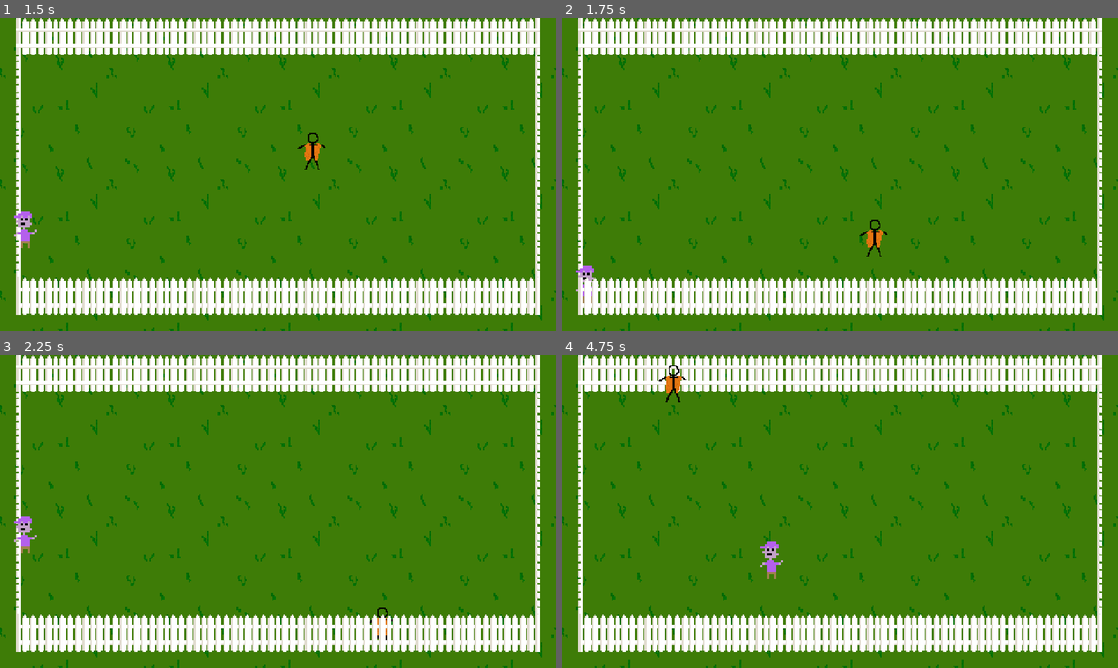
Above: before the commit, frames 1-4 (two rows, left to right).
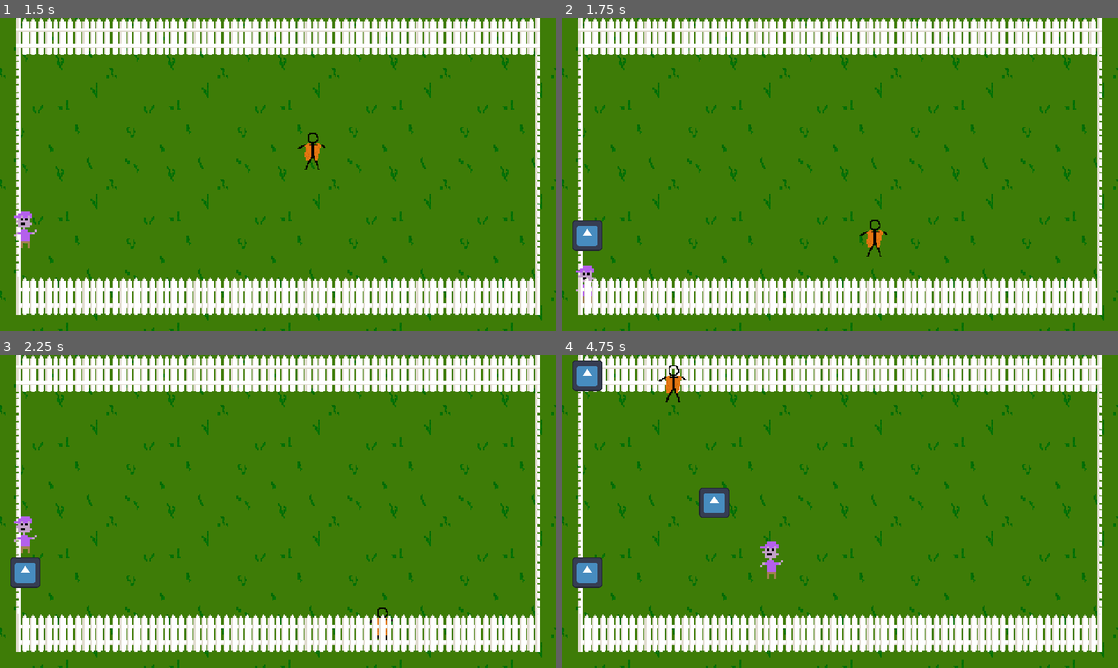
Above: after the commit, the same moments.

Repository: RagingTurtle/TrashMan
Game: Godot game, scene res://Scenes/grassy_area.tscn
Two runs of this game, one before a commit and one after it. Both use one fixed random seed, a clock stepped at 60 frames per second and the inputs below. The engine's default icon, where the game draws it, is replaced by a stand-in: a white triangle on a blue panel in a dark square.
Inputs:
- Up to frame 1 (1.5 s): tap Enter at 0.5 s; hold Right (ui_right) 0.53-1.28 s; hold Down (ui_down) from 1.28 s (still down)
- Up to frame 2 (1.75 s): keep holding Down (ui_down)
- Up to frame 3 (2.25 s): release Down (ui_down) at 2.03 s; hold Right (ui_right) from 2.03 s (still down)
- Up to frame 4 (4.75 s): release Right (ui_right) at 2.78 s; hold Up (ui_up) 2.78-3.53 s; hold Left (ui_left) from 3.53 s (still down)

Frame 1 is identical in both runs. In frame 2, 0.5% of the frame differs, in the area x 1-8%, y 64-75%; in frame 3, 0.5%; in frame 4, 1.5%, in the area x 1-31%, y 1-75%.

Commit message:
drop trash and pick up trash

Diff:
--- a/Scenes/grassy_area.tscn
+++ b/Scenes/grassy_area.tscn
@@ -1,11 +1,14 @@
-[gd_scene load_steps=5 format=3 uid="uid://brc6f655taj1c"]
+[gd_scene load_steps=6 format=3 uid="uid://brc6f655taj1c"]
 
+[ext_resource type="PackedScene" uid="uid://cg1yna7m25nqf" path="res://Scenes/trash_manager.tscn" id="1_jb5tr"]
 [ext_resource type="PackedScene" uid="uid://cf5y03ynumcn5" path="res://Scenes/player.tscn" id="1_mh2fl"]
 [ext_resource type="Texture2D" uid="uid://dargb3drmhcs" path="res://Assets/Grass.png" id="2_0o8im"]
 [ext_resource type="PackedScene" uid="uid://bw6xp1y48e1fe" path="res://Scenes/tile_map.tscn" id="2_ssqmf"]
 [ext_resource type="PackedScene" uid="uid://7v4nxlkj36mm" path="res://Scenes/enemy.tscn" id="4_1wdlt"]
 
 [node name="GrassyArea" type="Node2D"]
+
+[node name="Trash Manager" parent="." instance=ExtResource("1_jb5tr")]
 
 [node name="Control" type="Control" parent="."]
 layout_mode = 3
@@ -51,3 +54,5 @@
 
 [node name="Enemy" parent="." instance=ExtResource("4_1wdlt")]
 position = Vector2(82, 58)
+
+[connection signal="trash_dropped" from="Enemy" to="Trash Manager" method="_on_trash_dropped"]
--- /dev/null
+++ b/Scenes/trash.tscn
@@ -0,0 +1,19 @@
+[gd_scene load_steps=4 format=3 uid="uid://2d1luy8hy4d6"]
+
+[ext_resource type="Script" path="res://Scripts/trash.gd" id="1_8hm7y"]
+[ext_resource type="Texture2D" uid="uid://dum7qm1glb8ke" path="res://icon.svg" id="1_ckwbv"]
+
+[sub_resource type="RectangleShape2D" id="RectangleShape2D_q7jld"]
+
+[node name="Trash" type="Area2D"]
+scale = Vector2(0.205457, 0.205457)
+script = ExtResource("1_8hm7y")
+
+[node name="Sprite2D" type="Sprite2D" parent="."]
+texture = ExtResource("1_ckwbv")
+
+[node name="CollisionShape2D" type="CollisionShape2D" parent="."]
+scale = Vector2(6.44534, 6.44534)
+shape = SubResource("RectangleShape2D_q7jld")
+
+[connection signal="body_entered" from="." to="." method="_on_body_entered"]
--- /dev/null
+++ b/Scenes/trash_manager.tscn
@@ -0,0 +1,16 @@
+[gd_scene load_steps=3 format=3 uid="uid://cg1yna7m25nqf"]
+
+[ext_resource type="Script" path="res://Scripts/trash_manager.gd" id="1_4avp6"]
+[ext_resource type="PackedScene" uid="uid://2d1luy8hy4d6" path="res://Scenes/trash.tscn" id="2_k51ue"]
+
+[node name="Trash Manager" type="Node2D"]
+script = ExtResource("1_4avp6")
+trash_scene = ExtResource("2_k51ue")
+
+[node name="Available Trash" type="Node" parent="."]
+
+[node name="Used Trash" type="Node" parent="."]
+
+[node name="On Field" type="Node" parent="Used Trash"]
+
+[node name="In Bag" type="Node" parent="Used Trash"]
--- a/Scripts/enemy.gd
+++ b/Scripts/enemy.gd
@@ -3,6 +3,9 @@
 const SPEED = 300.0
 
 var walk_timer = Timer.new()
+var drop_timer = Timer.new()
+
+signal trash_dropped(Vector2)
 
 func _ready():
 	#start timer with it times out change direction
@@ -12,6 +15,11 @@
 	add_child(walk_timer)
 	walk_timer.start()
 
+	drop_timer.connect("timeout", drop_trash)
+	drop_timer.wait_time = 1.5
+	add_child(drop_timer)
+	drop_timer.start()
+
 func _physics_process(delta):
 	move_and_slide()
 
@@ -19,3 +27,6 @@
 	var direction = Vector2(randi_range(-1,1), randi_range(-1,1)).normalized()
 	velocity = direction * SPEED
 	walk_timer.start()
+
+func drop_trash():
+	emit_signal("trash_dropped", global_position)
--- /dev/null
+++ b/Scripts/trash.gd
@@ -0,0 +1,7 @@
+extends Area2D
+
+signal pick_up_trash(Area2d)
+
+func _on_body_entered(body: Node2D) -> void:
+	if (body.name) == "Player":
+		emit_signal("pick_up_trash", self)
--- /dev/null
+++ b/Scripts/trash_manager.gd
@@ -0,0 +1,36 @@
+extends Node2D
+
+@export_range(0,100) var max_trash: int = 5
+@onready var available_trash: Node = $"Available Trash"
+@export var trash_scene: PackedScene
+@onready var on_field: Node = $"Used Trash/On Field"
+@onready var in_bag: Node = $"Used Trash/In Bag"
+
+func _ready() -> void:
+	for trash in max_trash:
+		print(trash)
+		var trash_piece = trash_scene.instantiate()
+		trash_piece.connect("pick_up_trash", _on_pick_up_trash)
+		trash_piece.visible = false
+		available_trash.add_child(trash_piece)
+
+
+func _on_pick_up_trash(trash_piece: Area2D) -> void:
+	print("test")
+	trash_piece.reparent(in_bag)
+	#tween to bag
+	trash_piece.visible = false
+
+func put_in_trashcan() -> void:
+	if in_bag.get_child_count() > 0:
+		var trash_piece = in_bag.get_child(0)
+		#tween from bag to can
+		trash_piece.reparent(available_trash)
+
+
+func _on_trash_dropped(location: Vector2) -> void:
+	if available_trash.get_child_count() > 0:
+		var dropped = available_trash.get_child(0)
+		dropped.reparent(on_field)
+		dropped.global_position = location
+		dropped.visible = true
